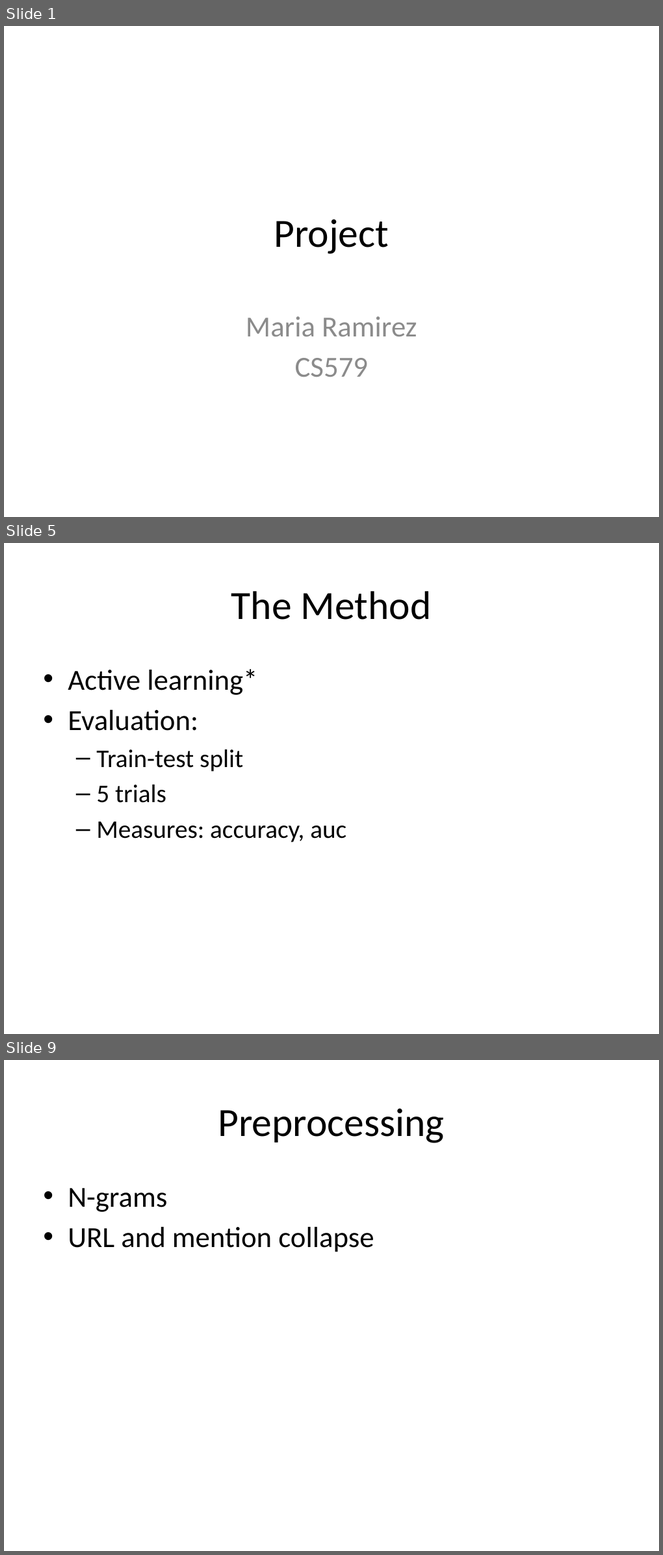
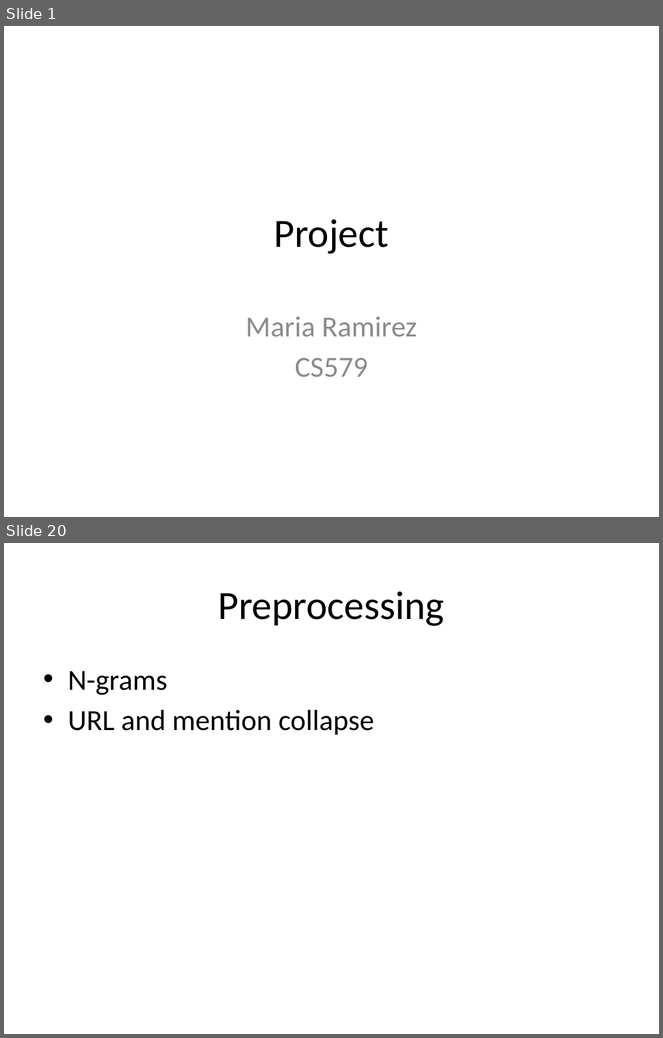
Before and after one commit to mramire8/osna, a slide deck: presentations/project.pptx. Shown one above the other, each under a label of ours: slides 1, 5 and 9 before the commit, slides 1 and 20 after it; the slides between them are not shown. The pictures are 663x1555 and 663x1038 pixels, drawn with LibreOffice and Linux fonts; fonts in the diff are those of the drawing. Boxes give left, top, right and bottom in pixels: in the first picture for what was removed or moved away, otherwise in the second. Text is boxed around its words. In the diff, an @@ line names an element or a change of style, - is before the commit and + after.

```diff
--- a/presentations/project.pptx
+++ b/presentations/project.pptx
@@ slide 5 removed at (4,543,659,1034), background #FFFFFF @@
@@ title removed at (232,591,432,620) @@
-The Method
@@ text removed at (68,669,347,843) @@
-• Active learning*
-• Evaluation:
-  – Train-test split
-  – 5 trials
-  – Measures: accuracy, auc
@@ what was slide 9 is now slide 20 @@
```
Also in this commit, not shown: 6 slides changed, 6 slides added, 1 other slide removed.
